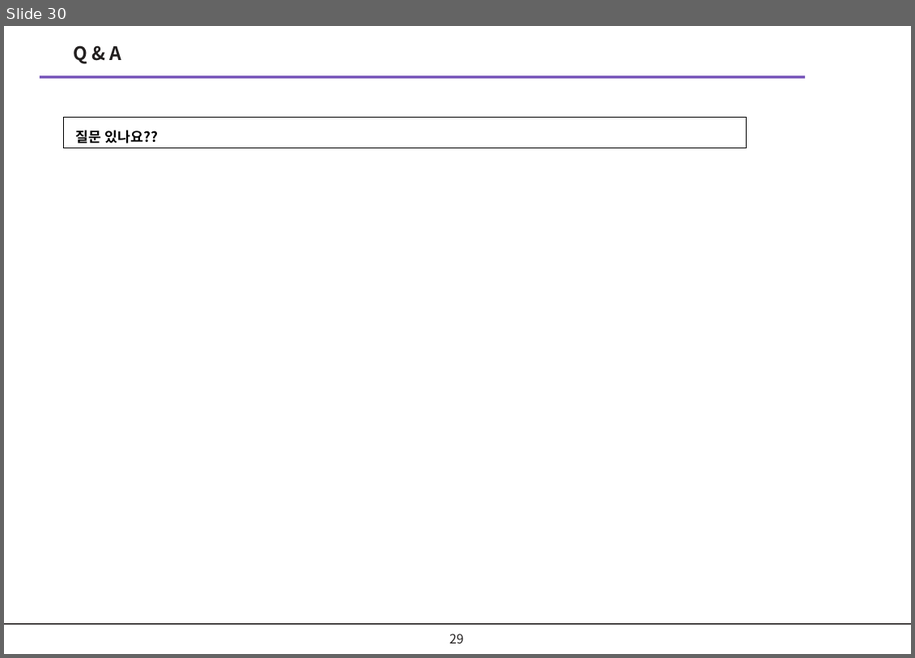
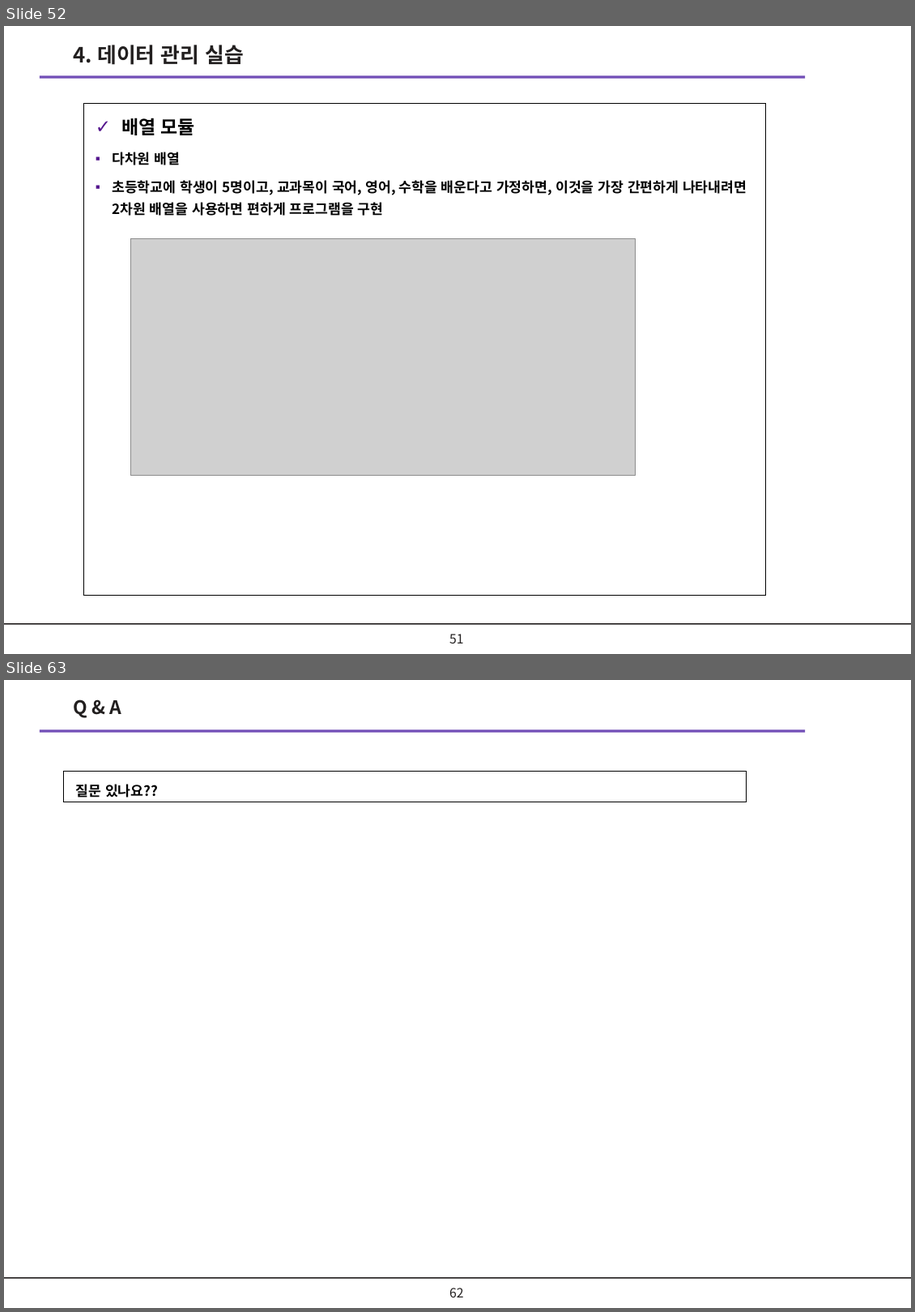
Before and after one commit to kimyudoo/KOPO_PBL_CODING, a slide deck: ppt/문제해결을위한_소프트웨어코딩_PBL_1_기본.pptx. Shown one above the other, each under a label of ours: slide 30 before the commit, slides 52 and 63 after it; the slides between them are not shown. The pictures are 915x658 and 915x1312 pixels, drawn with LibreOffice and Linux fonts; fonts in the diff are those of the drawing; grey boxes stand for pictures; background and template pictures are left out. Boxes give left, top, right and bottom in pixels: in the first picture for what was removed or moved away, otherwise in the second. Text is boxed around its words. In the diff, an @@ line names an element or a change of style, - is before the commit and + after.

```diff
--- a/ppt/문제해결을위한_소프트웨어코딩_PBL_1_기본.pptx
+++ b/ppt/문제해결을위한_소프트웨어코딩_PBL_1_기본.pptx
@@ slide 52 added at (4,26,911,654), background #FFFFFF; not listed: 2 template elements that a slide beside it also shows @@
@@ text added at (74,45,245,65), 18 pt, text #221F1F, bold @@
+4. 데이터 관리 실습
@@ rectangle added at (83,103,766,595), outline #000000 0.75 pt, 12 pt, text #000000, bold @@
+✓ 배열 모듈
+▪ 다차원 배열
+▪ 초등학교에 학생이 5명이고, 교과목이 국어, 영어, 수학을 배운다고 가정하면, 이것을 가장 간편하게 나타내려면 2차원 배열을 사용하면 편하게 프로그램을 구현
@@ picture added at (130,239,636,476) @@
@@ page number added at (450,634,464,643), 11 pt, text #221F1F @@
+51
@@ what was slide 30 is now slide 63 @@
@@ page number at (450,1288,464,1297): text changed @@
-29
+62
```
Also in this commit, not shown: 1 slide changed, 32 other slides added, 3 other files.
